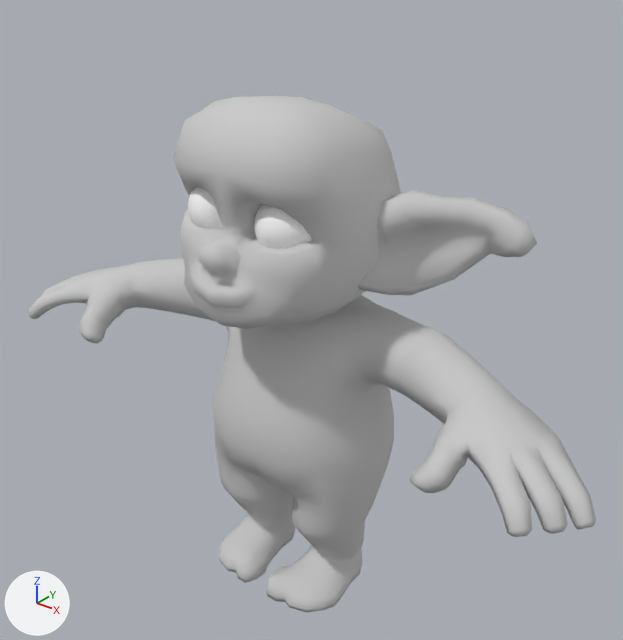
The FBX model VRJam2017Unity3D/Assets/VRJam2017/Models/goblin.FBX as it was, and as the next commit left it.
Before and after are seen from a 50 mm lens placed at (0.748, -0.914, 1.011), pointed at (0.004, 0.015, 0.435). The lights are fixed; the arrows at lower left show +X, +Y and +Z. Where no turn or scale is listed for an object, it has been applied to the vertices. Vertices at the same position are counted once.

The scene before the commit, as lines of its bpy script (objects in view):
```python
mat_minion_body = principled_material('minion_body')
mat_minion_body.base_color = (0.588, 0.588, 0.588)  # light grey #cacaca
mat_minion_body.roughness = 0.859
me_mesh = bpy.data.meshes.new('Mesh')
me_mesh.from_pydata(...)  # 372 vertices, 714 faces; spans x -0.313..0.313, y -0.139..0.171, z 0.041..0.336
me_mesh.materials.append(mat_minion_body)  # light grey #cacaca
me_mesh_002 = bpy.data.meshes.new('Mesh.002')
me_mesh_002.from_pydata(...)  # 1200 vertices, 2396 faces; spans x -0.507..0.507, y -0.184..0.108, z -0.196..0.313
me_mesh_002.materials.append(mat_minion_body)  # light grey #cacaca
me_mesh_003 = bpy.data.meshes.new('Mesh.003')
me_mesh_003.from_pydata(...)  # 611 vertices, 1184 faces; spans x -0.0443..0.0443, y -0.0464..0.0443, z -0.0443..0.0443
# faces by material slot: [960, 224]
me_mesh_003.materials.append(mat_eye_iris)  # picture img_eye_png
me_mesh_003.materials.append(mat_eye_glass)  # white #ffffff
ob_body = bpy.data.objects.new('body', me_mesh_002)
ob_body.location = (0.0, 0.0, 0.184)
ob_eyeleft = bpy.data.objects.new('eyeLeft', me_mesh_003)
ob_eyeleft.location = (0.061, -0.103, 0.633)
ob_head = bpy.data.objects.new('head', me_mesh)
ob_head.location = (0.001, -0.06, 0.449)
# also in view: 'eyeRight' at (-0.061, -0.104, 0.633)
```
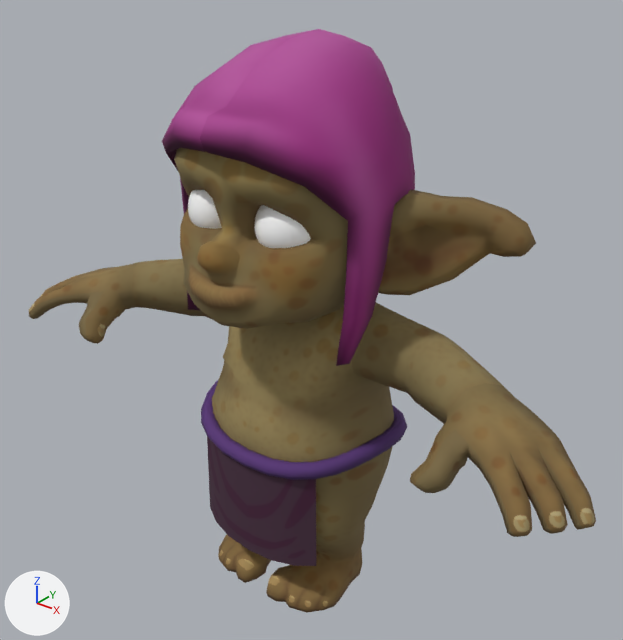
Where the newer file only moved an object's origin or applied its transform, the numbers keep the older frame.

Where the change shows, as pixel boxes [x1, y1, x2, y2] in the pictures (623 x 640 px; the box of a moved part takes in the faces that stretch with it):
'body', surface changed, reshaped (grey to brown): before [29, 258, 596, 613]; after [29, 259, 596, 613]
'head', surface changed (grey to brown): [173, 96, 537, 329] in both
'hat', added (pink): after [162, 29, 415, 366]
part 1 of me_mesh_002, added (purple): after [201, 379, 407, 480]
part 2 of me_mesh_002, added (purple): after [207, 437, 316, 566]
part 3 of me_mesh_002, moved or reshaped: before [137, 258, 497, 424]; after [137, 259, 497, 424]
part 4 of me_mesh_002, surface changed (grey to brown): [29, 261, 596, 613] in both

The change in detail:
Picture 'goblin.png' (img_goblin_png) is new.
Picture 'hat.png' (img_hat_png) is new.
In material 'minion_body' (mat_minion_body), base_color is no longer (0.588, 0.588, 0.588), light grey #cacaca.
In material 'minion_body' (mat_minion_body), texture is now set to img_goblin_png.
Material 'hat' (mat_hat) is new.
Its texture is img_hat_png.
Its roughness is 0.859.
me_mesh_002 is used by ob_body; location (0.0, 0.0, 0.184).
me_mesh_002 had 1200 vertices, 2396 faces and spanned x -0.507..0.507, y -0.184..0.108, z -0.196..0.313.
me_mesh_002 now has 1512 vertices, 2990 faces and spans x -0.507..0.507, y -0.184..0.125, z -0.196..0.351.
me_mesh_002 part 1: a new loose piece of 224 vertices spanning x -0.168..0.168, y -0.147..0.125, z 0.065..0.113, in mat_minion_body (picture img_goblin_png).
me_mesh_002 part 2: a new loose piece of 42 vertices spanning x -0.113..0.113, y -0.139..-0.108, z -0.095..0.08, in mat_minion_body (picture img_goblin_png).
me_mesh_002 part 3: 62 vertices moved from x -0.298..0.298, y -0.061..0.091, z 0.178..0.299 to x -0.31..0.31, y -0.067..0.091, z 0.183..0.293; 132 vertices removed from x -0.329..0.329, y -0.102..0.073, z 0.192..0.313; 178 vertices added at x -0.328..0.328, y -0.107..0.074, z 0.176..0.351.
me_mesh_002 part 4: 1768 kept faces spanning x -0.507..0.507, y -0.184..0.108, z -0.196..0.305 get new texture (UV) coordinates.
Mesh me_mesh_004 is new.
It has 226 vertices, 448 faces and spans x -0.172..0.172, y -0.203..0.199, z -0.208..0.208.
It uses material mat_hat (picture img_hat_png).
Object 'hat' (ob_hat) is new; it shows me_mesh_004.
Its location is (-0.001, 0.01, 0.65).
